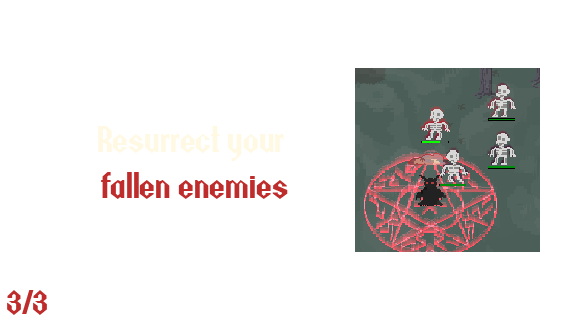
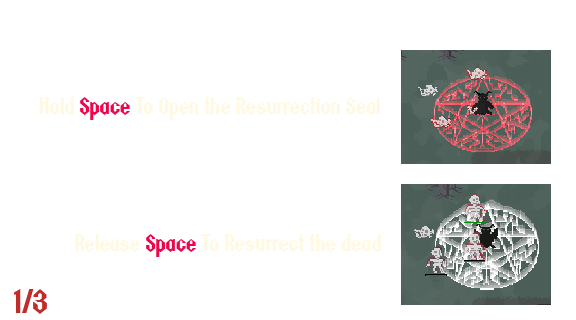
Layer changes from the first 576×320 image to the second:
hid group "Page 3" (3 layers) over [7,68,540,315]
showed group "Page 1" (5 layers) over [14,50,551,314]
renamed "Release F To Resurrect the dead" to "Release Space To Resurrect the dead", painted on it over [75,234,381,257]
renamed "Hold F To Open the Resurrection Seal" to "Hold Space To Open the Resurrection Seal", painted on it over [39,97,380,121]
